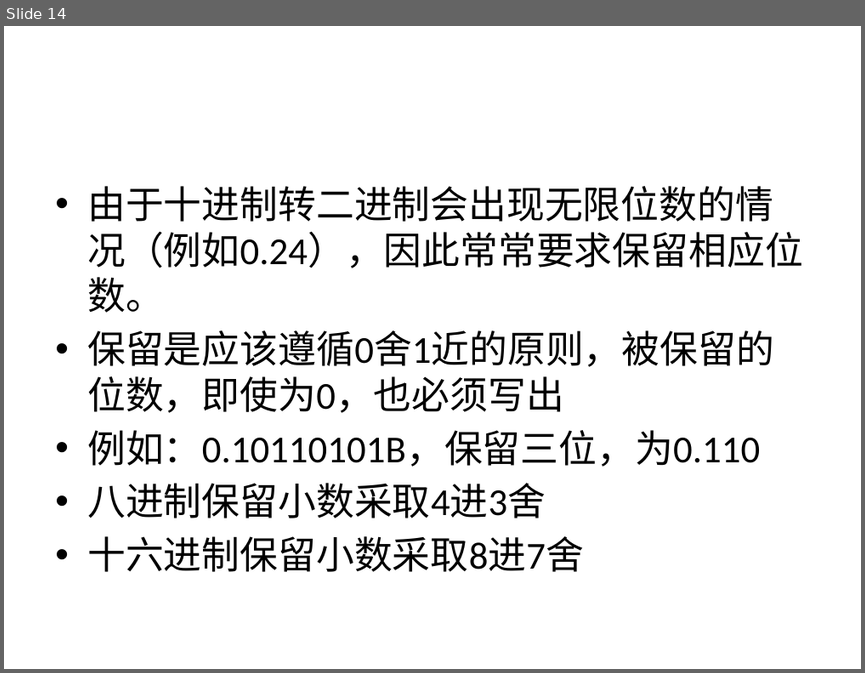
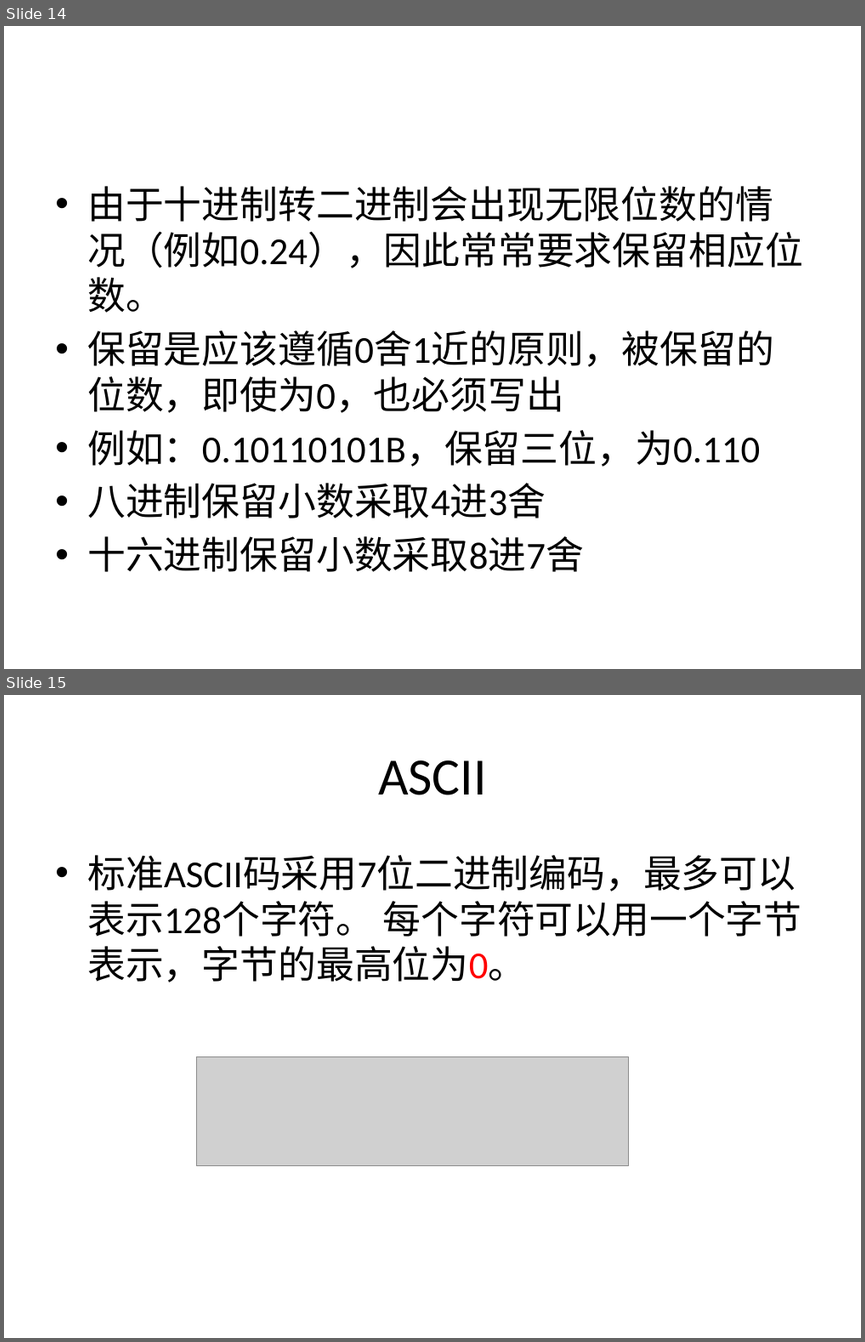
Before and after one commit to sans123wx/class, a slide deck: 计算机应用基础/第1章计算机基础/第1章复习.pptx. Shown one above the other, each under a label of ours: slide 14 before the commit, slides 14 and 15 after it. The pictures are 865x673 and 865x1342 pixels, drawn with LibreOffice and Linux fonts; fonts in the diff are those of the drawing; grey boxes stand for pictures. Boxes give left, top, right and bottom in pixels: in the first picture for what was removed or moved away, otherwise in the second. Text is boxed around its words. In the diff, an @@ line names an element or a change of style, - is before the commit and + after.

```diff
--- a/计算机应用基础/第1章计算机基础/第1章复习.pptx
+++ b/计算机应用基础/第1章计算机基础/第1章复习.pptx
@@ slide 15 added at (x1=4, y1=695, x2=861, y2=1338), background #FFFFFF @@
@@ title added at (x1=378, y1=760, x2=487, y2=795), 44 pt, text #000000 @@
+ASCII
@@ text added at (x1=87, y1=855, x2=802, y2=982), 32 pt, text #000000 @@
+• 标准ASCII码采用7位二进制编码，最多可以表示128个字符。 每个字符可以用一个字节表示，字节的最高位为0。
@@ picture added at (x1=196, y1=1056, x2=628, y2=1165) @@
```
Also in this commit, not shown: 7 other slides added.
